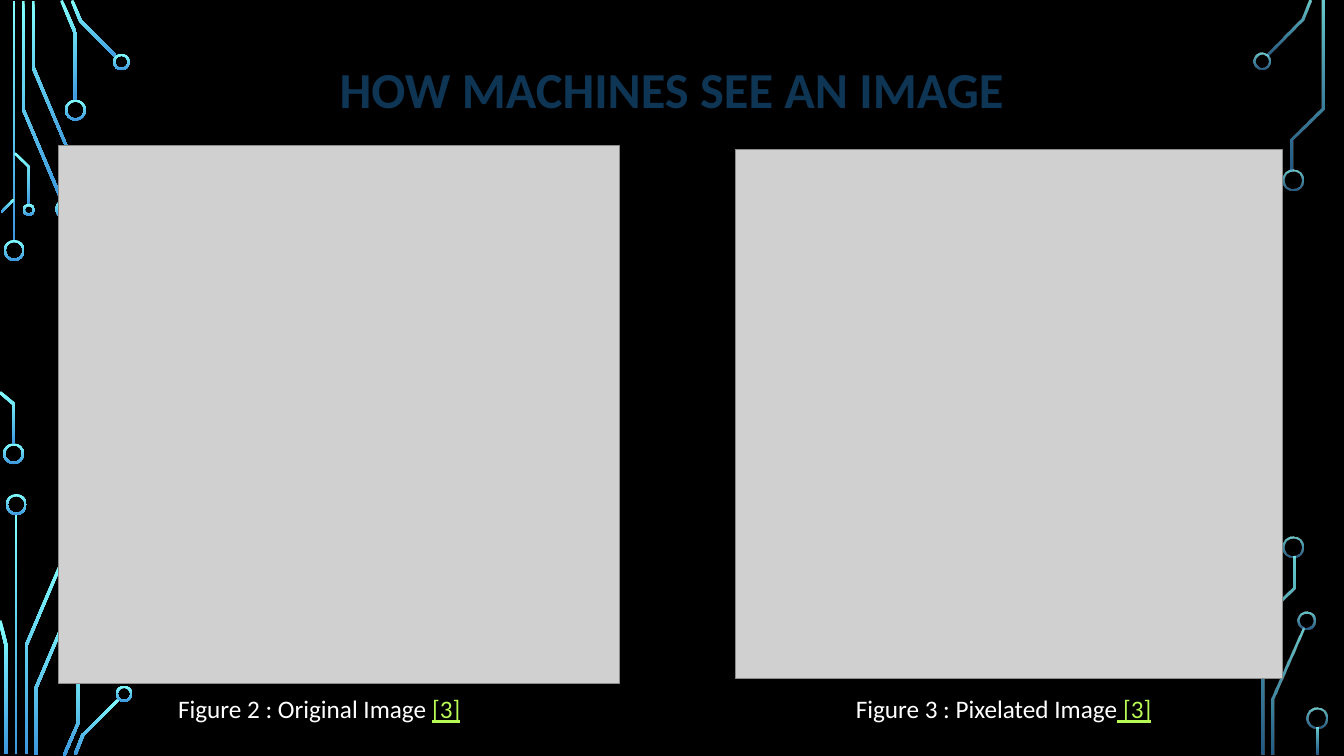
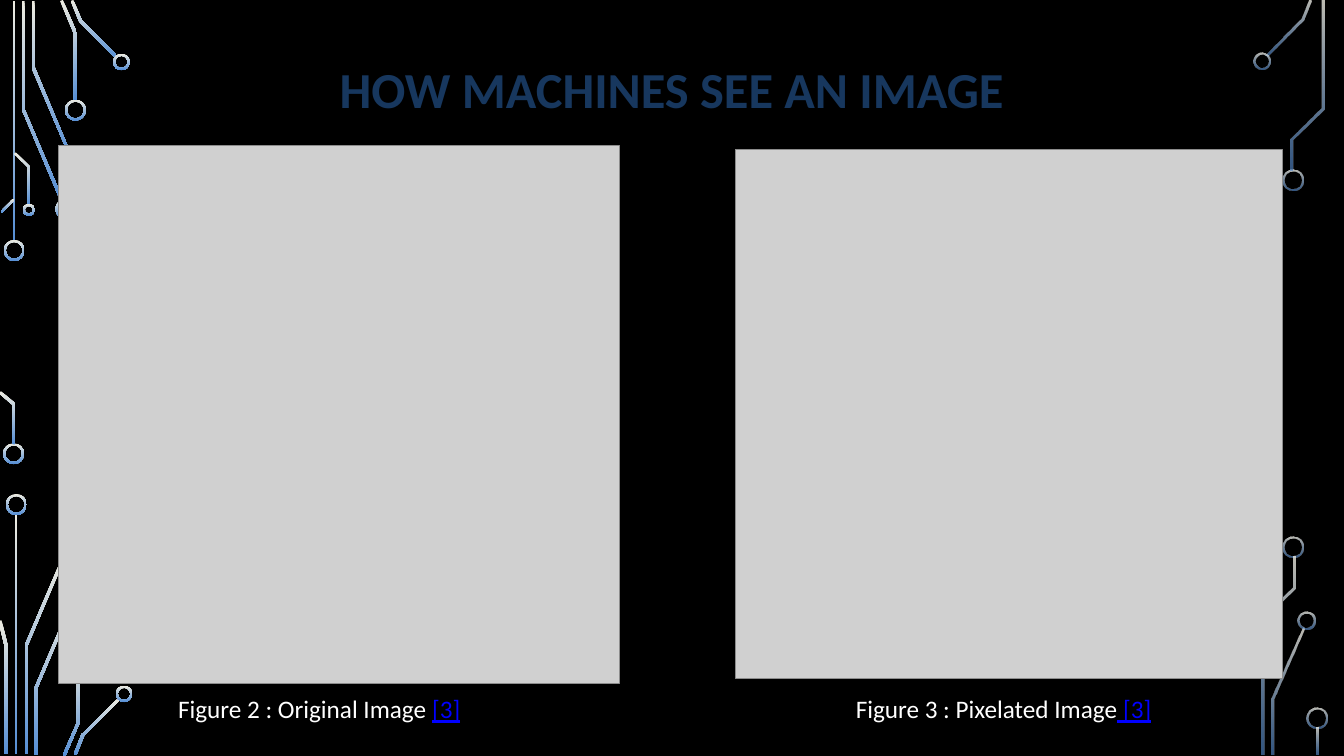
Before and after one commit to ARYAN-PURI/OpenCV-Learning, a slide deck: slide 5 of Presentation/22BEC032-ARYAN-PURI.pptx. Drawn at 1344x756 pixels with LibreOffice and Linux fonts; fonts in the diff are those of the drawing; grey boxes stand for pictures; background and template pictures are left out. Boxes give left, top, right and bottom in pixels: in the first picture for what was removed or moved away, otherwise in the second. Text is boxed around its words. In the diff, an @@ line names an element or a change of style, - is before the commit and + after.

```diff
--- a/Presentation/22BEC032-ARYAN-PURI.pptx
+++ b/Presentation/22BEC032-ARYAN-PURI.pptx
@@ fill gradient #82FFFF to #3D97DE to gradient #EEECE1 to #558ED5 in 32 elements at (4,240,25,261), (3,444,24,465), (22,1,63,201), (55,199,77,220), (31,1,72,158), (60,0,78,101), (65,100,86,121), (71,0,117,58), (113,53,131,70), (1,199,15,213), (0,391,15,445), (14,152,30,205), (22,204,34,216), (15,514,18,755), (24,556,65,754), (6,494,27,515), (0,620,7,754), (34,598,76,755), (63,655,80,756), (74,698,120,755), (116,686,133,702), (1266,0,1313,56), (1253,52,1270,70), (1282,169,1304,191), (1271,628,1305,755), (1299,612,1316,629), (1292,1,1325,171), (1284,536,1305,558), (1261,557,1296,755), (1307,708,1328,729), (1317,727,1320,755), (12,1,15,242) @@
@@ title "HOW MACHINES SEE AN IMAGE" at (340,75,1003,108): text colour #0E3554 to #17375E @@
@@ text "Figure 2 : Original Image ..." at (178,699,460,723): text colour #B8FA56 to #0000FF in "[3]" @@
@@ text "Figure 3 : Pixelated Image ..." at (856,699,1151,723): text colour #B8FA56 to #0000FF in "[3]" @@
```
Also in this commit, not shown: 7 other slides changed, 7 slides added, 6 other files.
